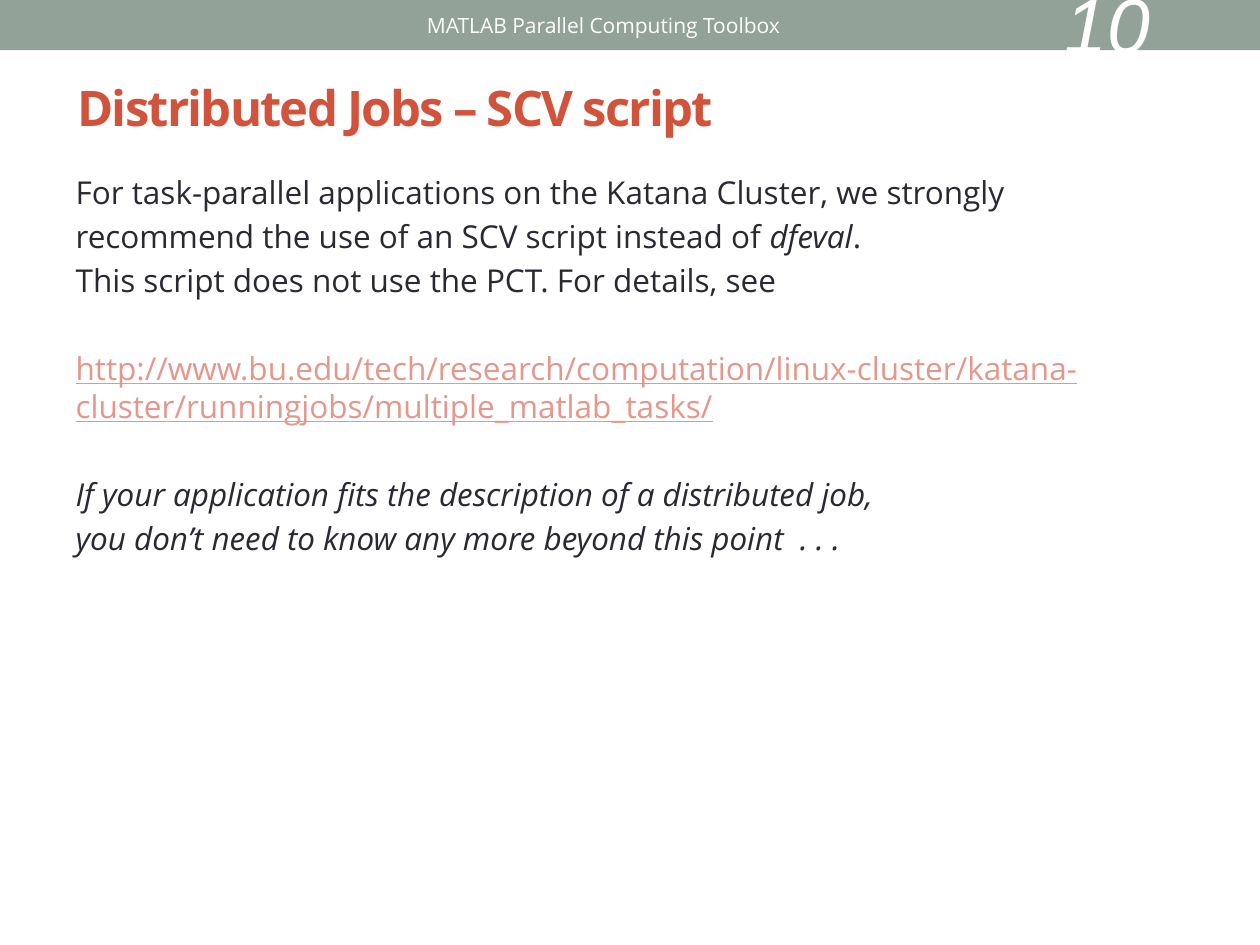
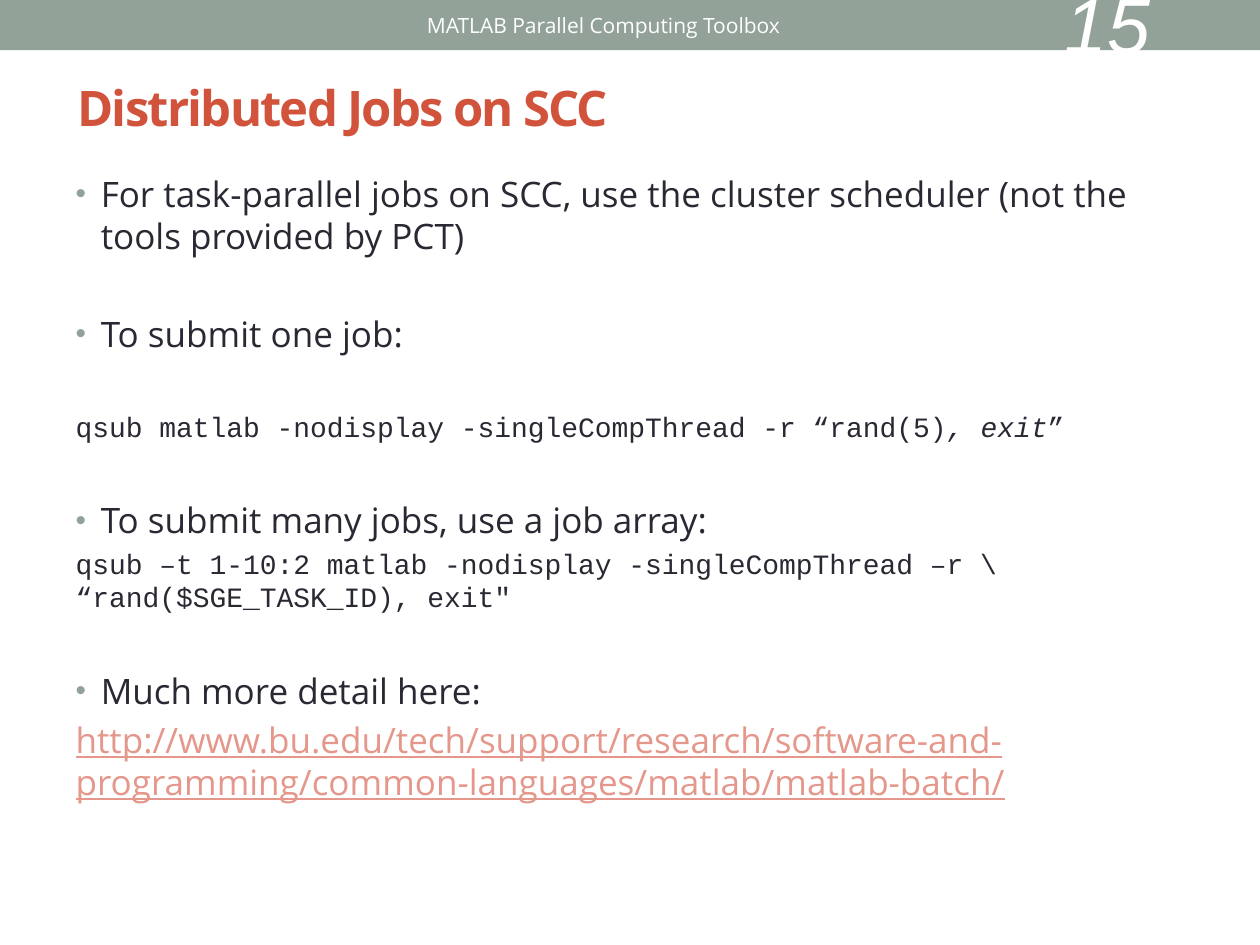
Before and after one commit to keithfma/bu_tutorial_matlab_parallel, a slide deck: slide 15 of slides.pptx (slide 10 before the commit). Drawn at 1260x945 pixels with LibreOffice and Linux fonts; fonts in the diff are those of the drawing. Boxes give left, top, right and bottom in pixels: in the first picture for what was removed or moved away, otherwise in the second. Text is boxed around its words. In the diff, an @@ line names an element or a change of style, - is before the commit and + after.

```diff
--- a/slides.pptx
+++ b/slides.pptx
@@ page number at bbox=[1064, 0, 1150, 68]: text changed @@
-10
+15
@@ title at bbox=[77, 88, 608, 137]: text changed @@
-Distributed Jobs – SCV script
+Distributed Jobs on SCC
@@ text at bbox=[76, 180, 1126, 804]: text changed; size 18 to 20 pt @@
-For task-parallel applications on the Katana Cluster, we strongly
-recommend the use of an SCV script instead of dfeval.
-This script does not use the PCT. For details, see
-http://www.bu.edu/tech/research/computation/linux-cluster/katana-cluster/runningjobs/multiple_matlab_tasks/
-If your application fits the description of a distributed job,
-you don’t need to know any more beyond this point . . .
+• For task-parallel jobs on SCC, use the cluster scheduler (not the tools provided by PCT)
+• To submit one job:
+qsub matlab -nodisplay -singleCompThread -r “rand(5), exit”
+• To submit many jobs, use a job array:
+qsub –t 1-10:2 matlab -nodisplay -singleCompThread –r \ “rand($SGE_TASK_ID), exit"
+• Much more detail here:
+http://www.bu.edu/tech/support/research/software-and-programming/common-languages/matlab/matlab-batch/
```
Also in this commit, not shown: 15 other slides changed, 20 slides added, 25 slides removed.
